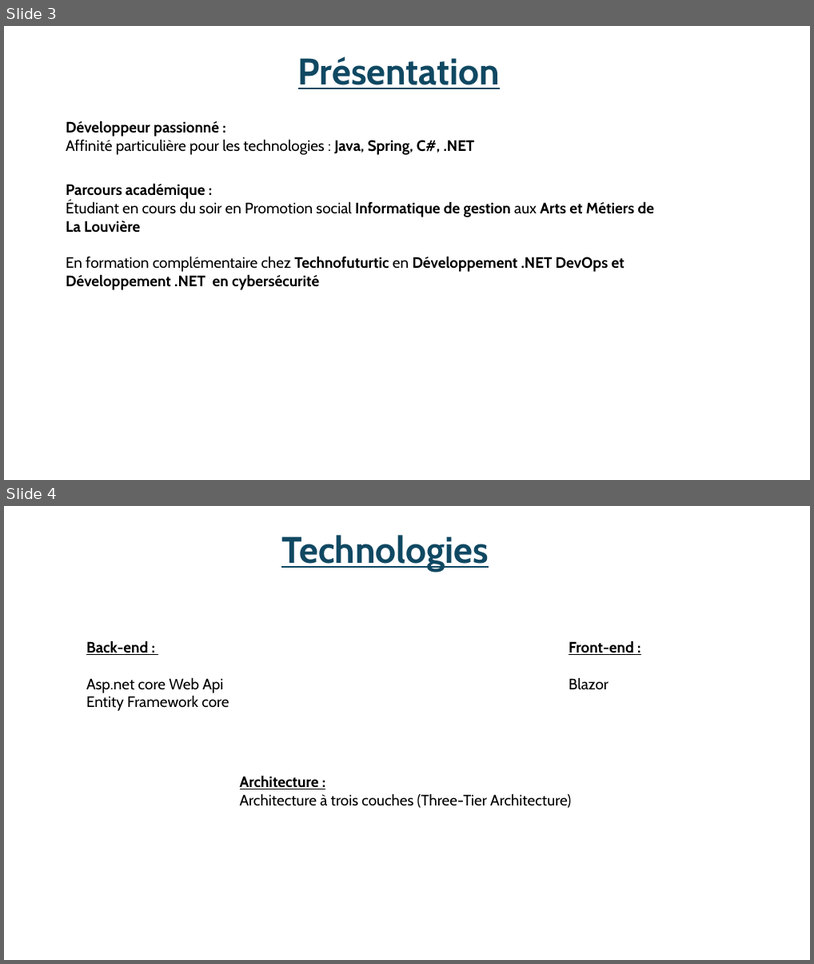
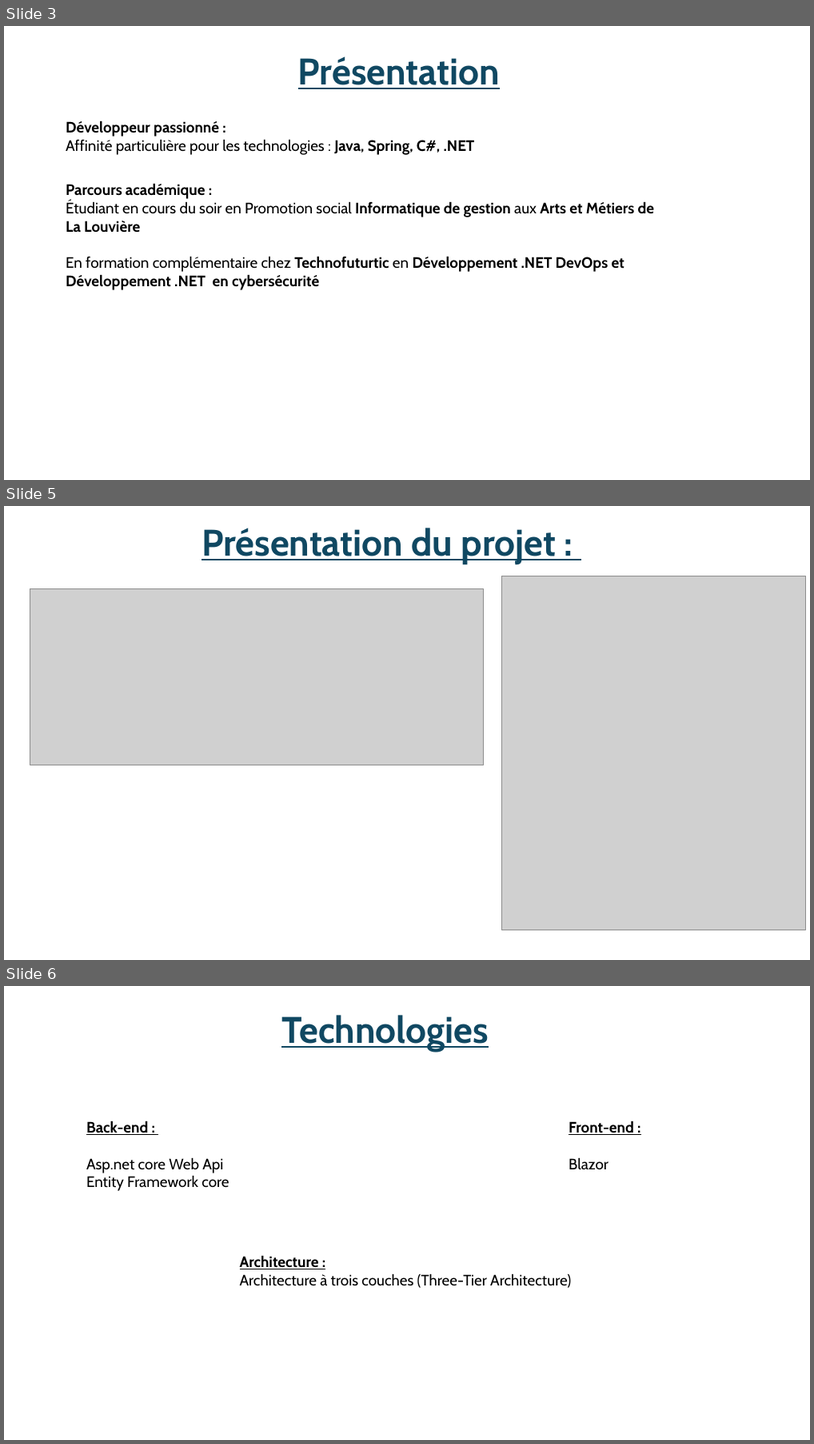
Before and after one commit to Epestia/RaidPlanner, a slide deck: RaidPlanner.Analyse/Presentation/Présentation1.pptx. Shown one above the other, each under a label of ours: slides 3 and 4 before the commit, slides 3, 5 and 6 after it; the slides between them are not shown. The pictures are 814x964 and 814x1444 pixels, drawn with LibreOffice and Linux fonts; fonts in the diff are those of the drawing; grey boxes stand for pictures. Boxes give left, top, right and bottom in pixels: in the first picture for what was removed or moved away, otherwise in the second. Text is boxed around its words. In the diff, an @@ line names an element or a change of style, - is before the commit and + after.

```diff
--- a/RaidPlanner.Analyse/Presentation/Présentation1.pptx
+++ b/RaidPlanner.Analyse/Presentation/Présentation1.pptx
@@ slide 5 added at [4, 506, 810, 960], background #FFFFFF @@
@@ text added at [202, 528, 557, 564], 44 pt, text #104862, bold, underline @@
+Présentation du projet :
@@ picture added at [502, 576, 806, 929] @@
@@ picture added at [30, 588, 483, 764] @@
@@ what was slide 4 is now slide 6 @@
```
Also in this commit, not shown: 2 slides changed, 4 other slides added, 1 slide removed.
